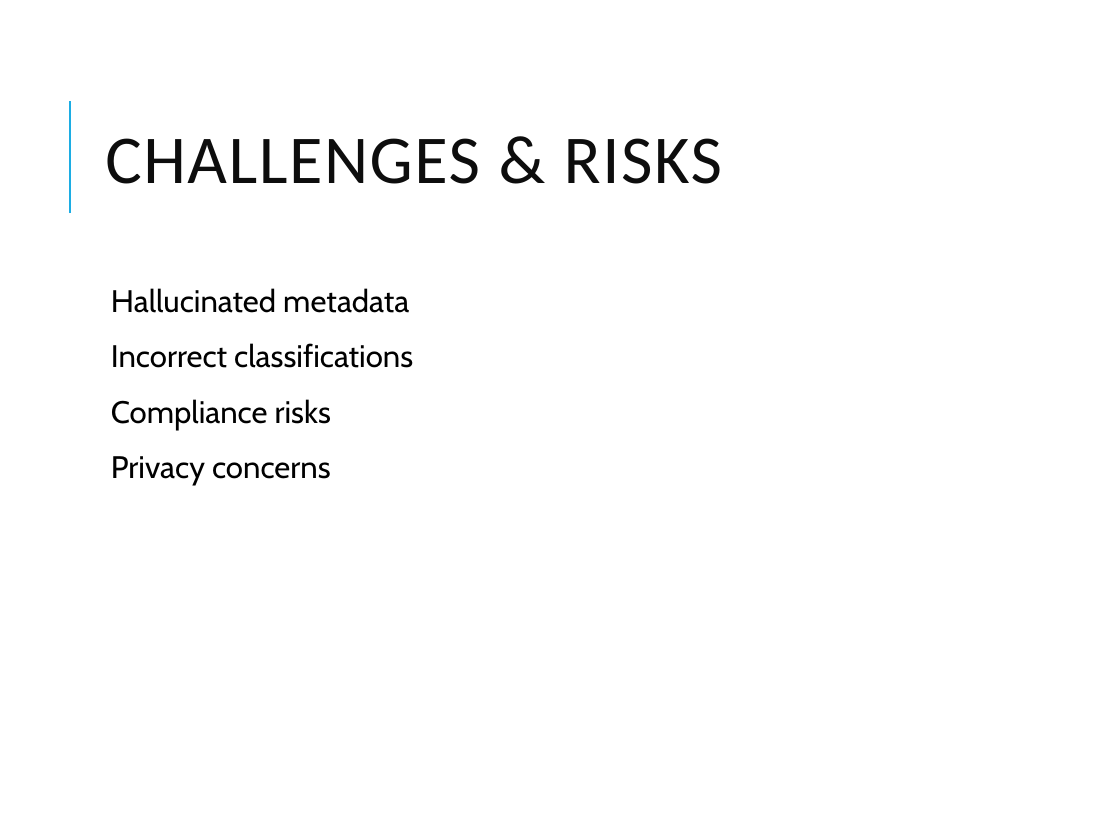
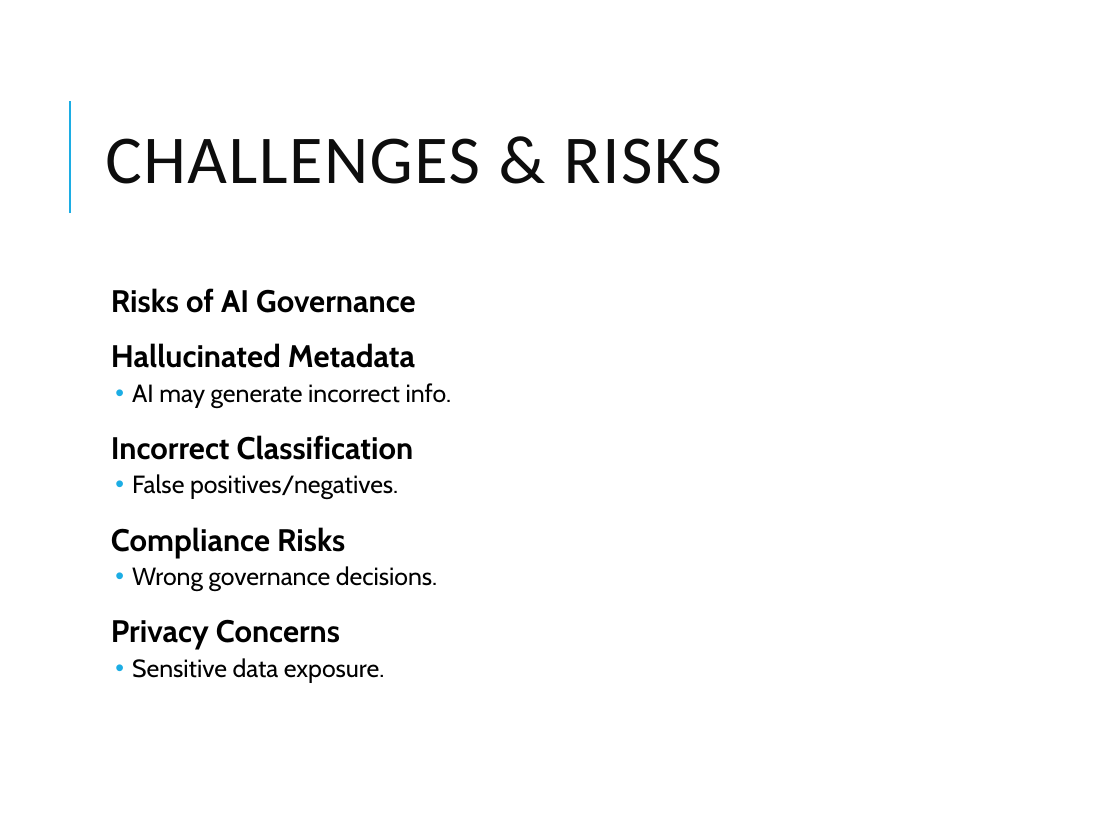
Before and after one commit to vikash-verma-profile/SIG-GENAI-May-2026, a slide deck: slide 52 of Week-3/Day-3/AI_Governance_Lineage_Metadata_Automation.pptx (slide 30 before the commit). Drawn at 1120x840 pixels with LibreOffice and Linux fonts; fonts in the diff are those of the drawing. Boxes give left, top, right and bottom in pixels: in the first picture for what was removed or moved away, otherwise in the second. Text is boxed around its words. In the diff, an @@ line names an element or a change of style, - is before the commit and + after.

```diff
--- a/Week-3/Day-3/AI_Governance_Lineage_Metadata_Automation.pptx
+++ b/Week-3/Day-3/AI_Governance_Lineage_Metadata_Automation.pptx
@@ text at bbox=[111, 288, 452, 682]: text changed; size 20 to 16 pt @@
-  Hallucinated metadata
-  Incorrect classifications
-  Compliance risks
-  Privacy concerns
+  Risks of AI Governance
+  Hallucinated Metadata
+  • AI may generate incorrect info.
+  Incorrect Classification
+  • False positives/negatives.
+  Compliance Risks
+  • Wrong governance decisions.
+  Privacy Concerns
+  • Sensitive data exposure.
```
Also in this commit, not shown: 19 other slides changed, 22 slides added, 1 other file.
